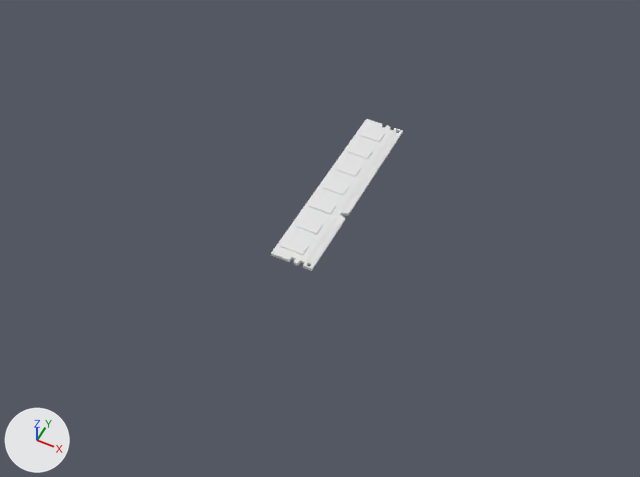
An edit to the Blender file Models/RAM.Custom.blend, drawn before and after from the same camera.
The view is the same before and after, from a 50 mm camera at (12.3, -26.8, 29.3) aimed at (-0.1, -2.0, -1.6). Lighting does not change. The marker at lower left points along +X, +Y and +Z.

Objects in the first picture: 'Cube', 'Куб', 'Куб.001', 'Куб.002'.
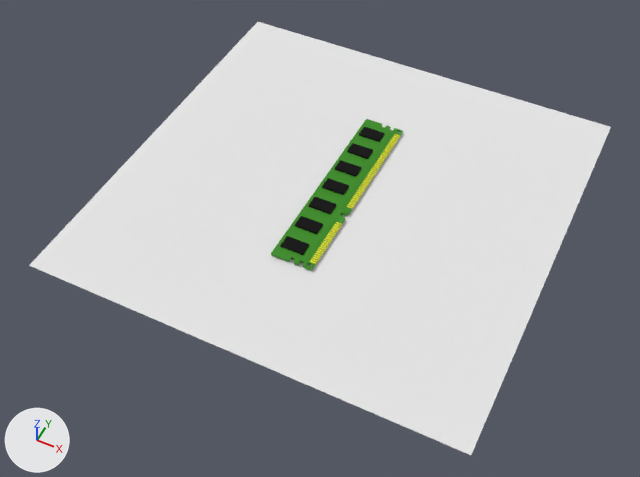
Where the change shows, as pixel boxes [x1, y1, x2, y2] in the pictures (640 x 477 px):
'Плоскость', added
    after: [29, 22, 611, 455]
'Cube', recoloured (white to green)
    both: [271, 119, 403, 271]
'Куб', recoloured, moved
    both: [280, 127, 384, 255]
'Куб.001', recoloured (white to yellow)
    both: [347, 134, 400, 209]
'Куб.002', recoloured (white to yellow)
    both: [310, 222, 342, 264]

The change, as a diff of the scene's bpy script:
```diff
--- a/Models/RAM.Custom.blend.py
+++ b/Models/RAM.Custom.blend.py
@@ mat_material @@
 mat_material = principled_material('Material')
-mat_material.base_color = (0.8, 0.8, 0.8)  # white #e7e7e7
+mat_material.base_color = (0.054, 0.309, 0.0202)  # green #429727
 mat_material.roughness = 0.4
@@ mat_материал_001 @@
+mat_материал_001 = principled_material('Материал.001')
+mat_материал_001.base_color = (1.0, 0.945, 0.0271)  # yellow #fff92e
+mat_материал_001.metallic = 0.492
+mat_материал_001.specular_ior_level = 1.0
@@ mat_материал @@
+mat_материал = principled_material('Материал')
+mat_материал.base_color = (0.00453, 0.00453, 0.00453)  # black #0e0e0e
+mat_материал.roughness = 1.0
+mat_материал.specular_ior_level = 0.275
@@ mat_материал_002 @@
+mat_материал_002 = diffuse_material('Материал.002')
+mat_материал_002.base_color = (0.8, 0.8, 0.8)  # white #e7e7e7
@@ me_куб @@
 me_куб.from_pydata(...)  # 56 vertices, 42 faces; spans x -1.0..1.0, y -1.0..27.4, z -1.0..1.0
+me_куб.materials.append(mat_материал)  # black #0e0e0e
@@ me_куб_001 @@
 me_куб_001.from_pydata(...)  # 352 vertices, 264 faces; spans x -1.0..1.0, y -1.0..138.6, z -1.0..1.0
+me_куб_001.materials.append(mat_материал_001)  # yellow #fff92e
@@ me_куб_002 @@
 me_куб_002.from_pydata(...)  # 168 vertices, 126 faces; spans x -1.0..1.0, y -1.0..65.0, z -1.0..1.0
+me_куб_002.materials.append(mat_материал_001)  # yellow #fff92e
@@ me_плоскость @@
+me_плоскость.from_pydata([(-1.0, -1.0, 0.0), (1.0, -1.0, 0.0), (-1.0, 1.0, 0.0), (1.0, 1.0, 0.0)], [], [(0, 1, 3, 2)])
+me_плоскость.materials.append(mat_материал_002)  # white #e7e7e7
@@ ob_куб @@
 ob_куб = bpy.data.objects.new('Куб', me_куб)
-ob_куб.location = (-0.26, -4.18, 0.0)
+ob_куб.location = (-0.26, -4.18, 0.05)
 ob_куб.scale = (0.55, 0.31, 0.05)
@@ ob_плоскость @@
+ob_плоскость = bpy.data.objects.new('Плоскость', me_плоскость)
+ob_плоскость.location = (0.0, 0.0, -0.22)
+ob_плоскость.scale = (10.2, 10.2, 10.2)
```
